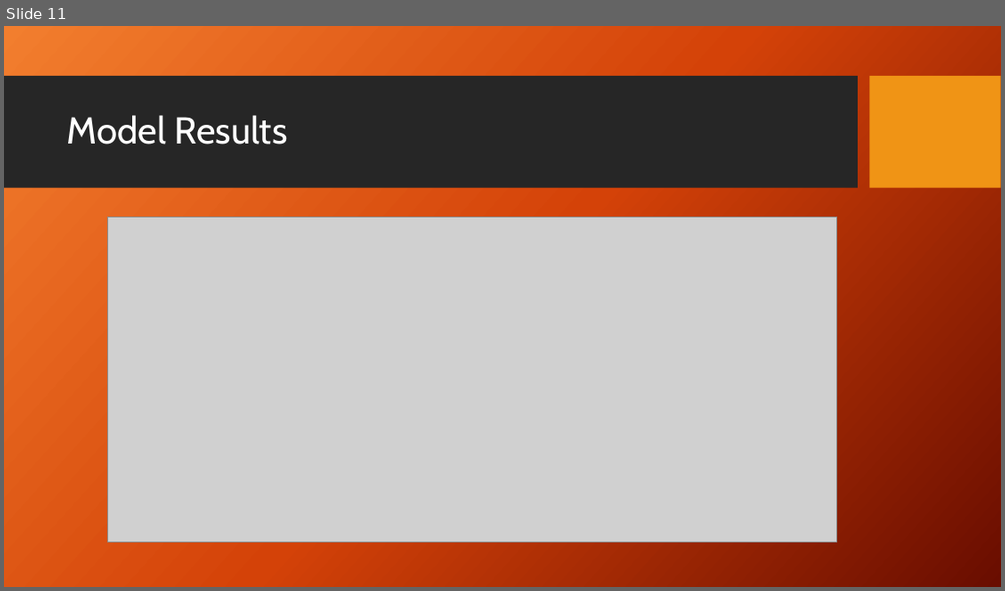
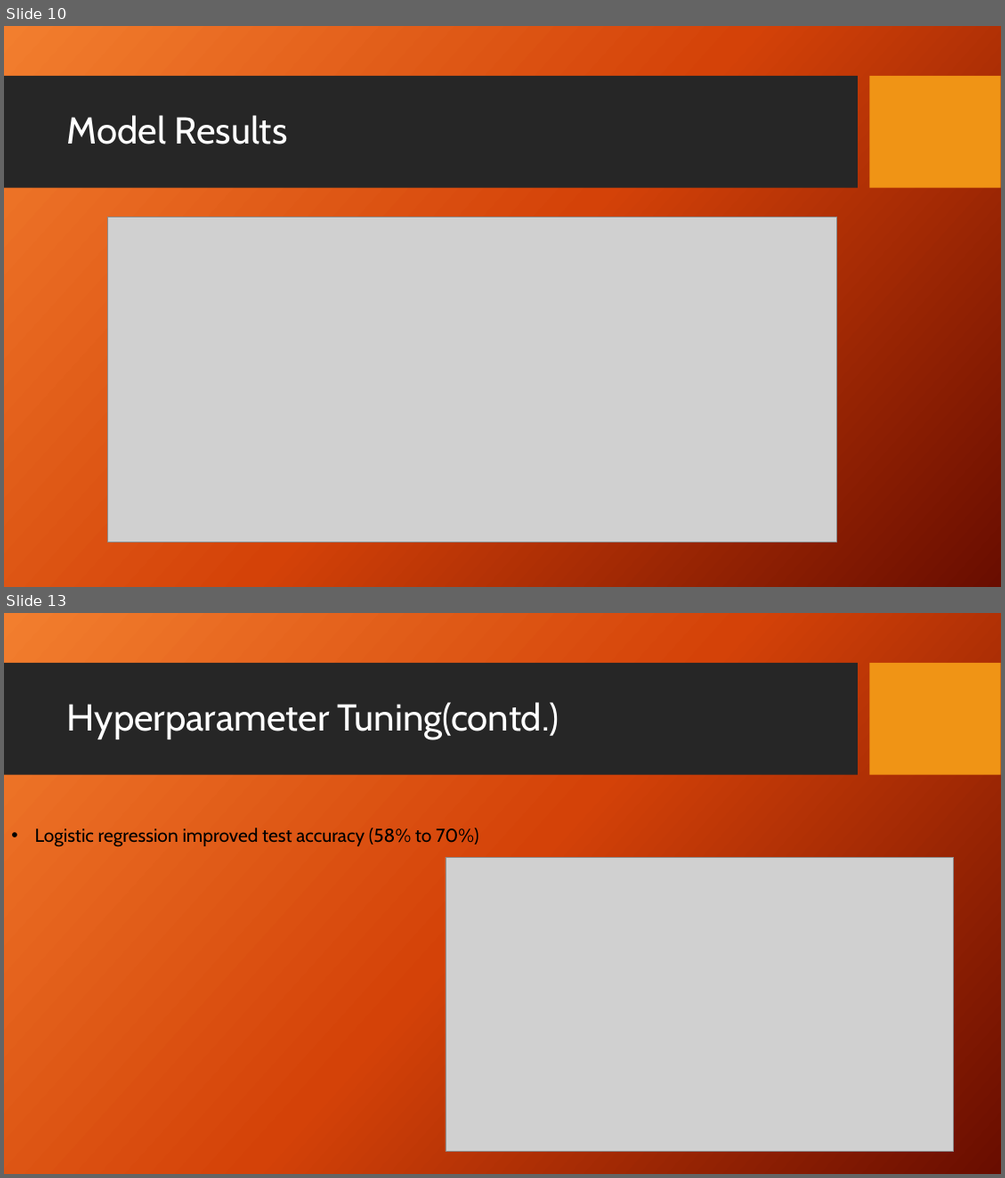
Before and after one commit to musairshad/Instacart-user-analysis, a slide deck: instacart basket analysis.pptx. Shown one above the other, each under a label of ours: slide 11 before the commit, slides 10 and 13 after it; the slides between them are not shown. The pictures are 1005x591 and 1005x1178 pixels, drawn with LibreOffice and Linux fonts; fonts in the diff are those of the drawing; grey boxes stand for pictures; background and template pictures are left out. Boxes give left, top, right and bottom in pixels: in the first picture for what was removed or moved away, otherwise in the second. Text is boxed around its words. In the diff, an @@ line names an element or a change of style, - is before the commit and + after.

```diff
--- a/instacart basket analysis.pptx
+++ b/instacart basket analysis.pptx
@@ slide 13 added at box(4, 613, 1001, 1174), background picture (left out); not listed: 2 template elements that a slide beside it also shows @@
@@ title added at box(67, 702, 559, 739), 36 pt, text #FFFFFF @@
+Hyperparameter Tuning(contd.)
@@ text added at box(35, 827, 478, 847), 18 pt, text #000000 @@
+• Logistic regression improved test accuracy (58% to 70%)
@@ picture added at box(445, 857, 954, 1151) @@
@@ what was slide 11 is now slide 10 @@
```
Also in this commit, not shown: 8 slides changed, 3 other slides added, 1 slide removed, 17 other files.
